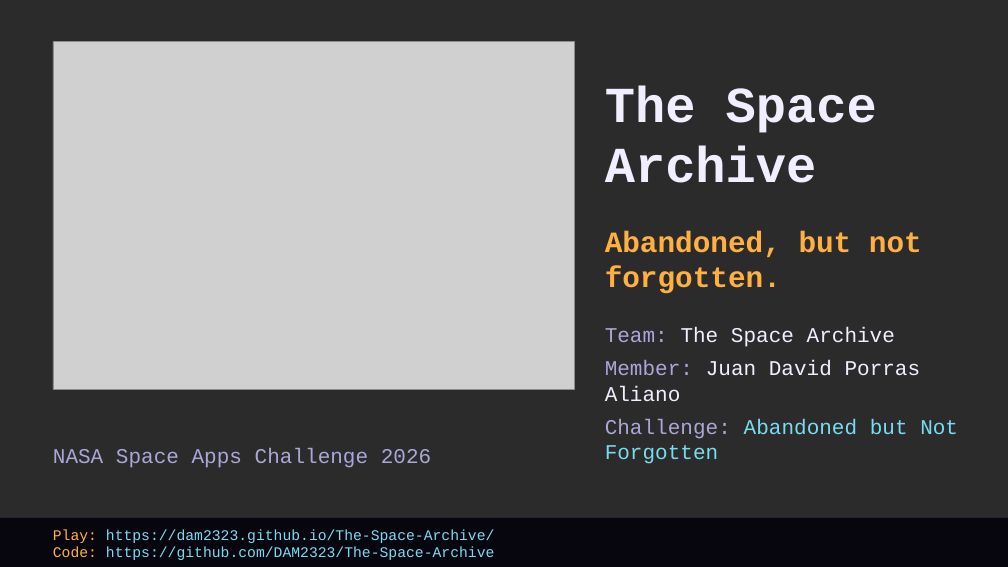
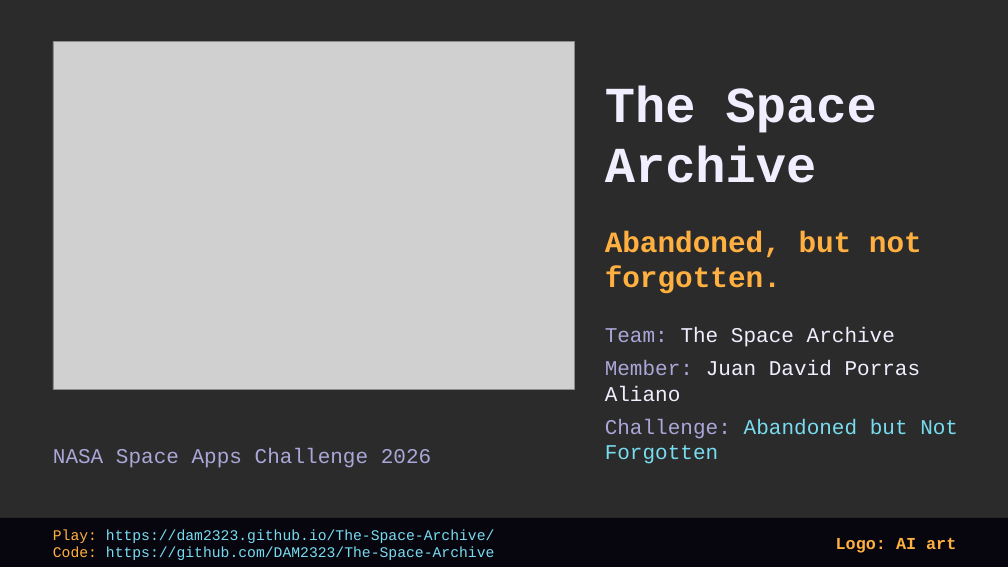
Before and after one commit to DAM2323/The-Space-Archive, a slide deck: slide 1 of docs/demo/The-Space-Archive-demo.pptx. Drawn at 1008x567 pixels with LibreOffice and Linux fonts; fonts in the diff are those of the drawing; grey boxes stand for pictures; background and template pictures are left out; a plain dark background stands for a picture behind light text. Boxes give left, top, right and bottom in pixels: in the first picture for what was removed or moved away, otherwise in the second. Text is boxed around its words. In the diff, an @@ line names an element or a change of style, - is before the commit and + after.

Commit message:
docs: move ai label to slide footer

```diff
--- a/docs/demo/The-Space-Archive-demo.pptx
+++ b/docs/demo/The-Space-Archive-demo.pptx
@@ text added at <box>836,537,956,553</box>, 16 pt, text #FFB040, bold @@
+Logo: AI art
```
Also in this commit, not shown: 1 other file.
